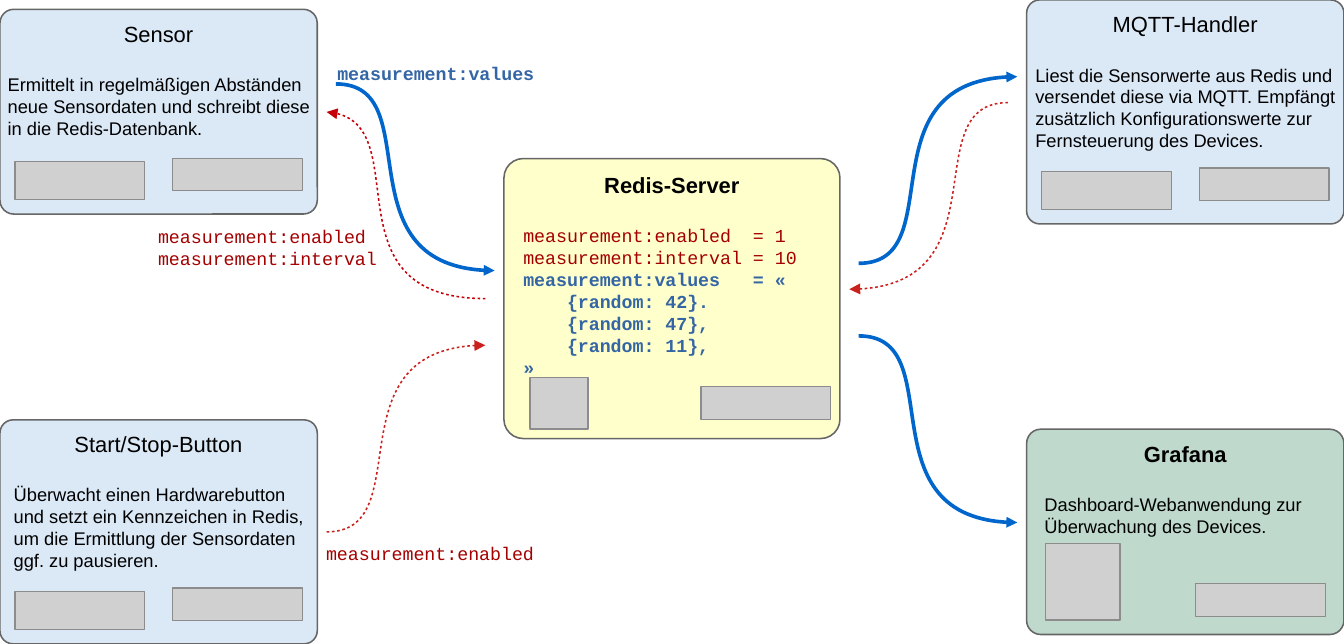
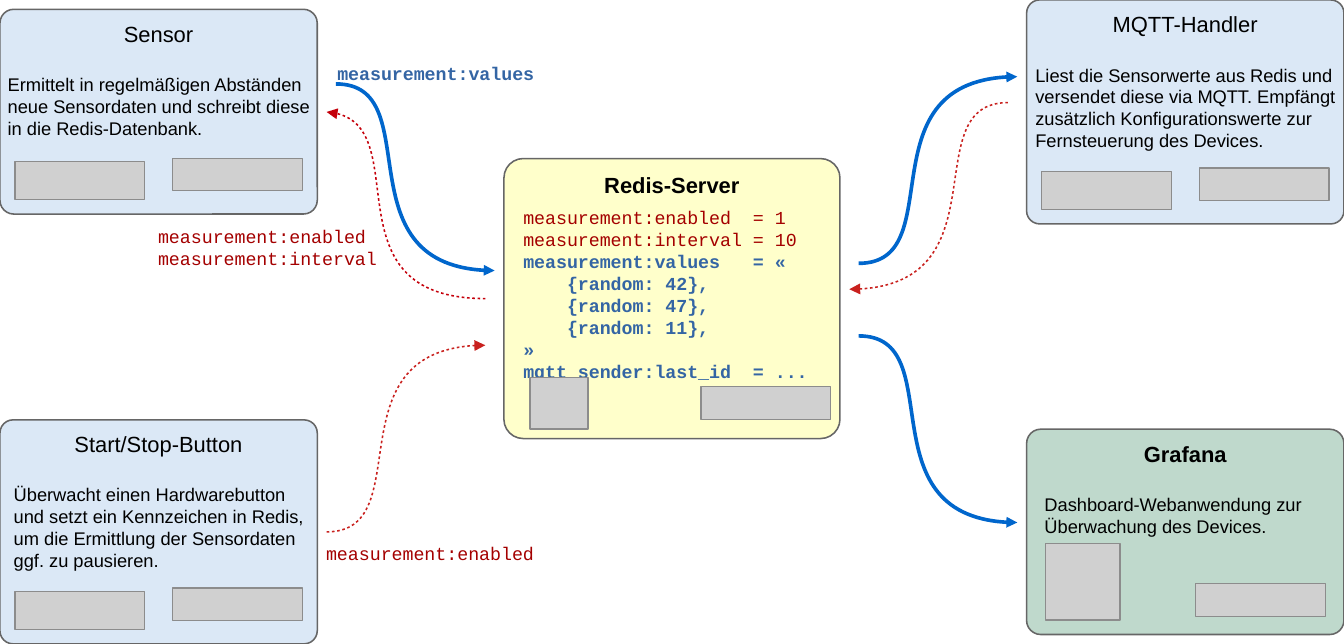
Before and after one commit to DennisSchulmeister/dhbwka-wwi-iottech-folien, a slide deck: slide 1 of 06-architektur/img/redis3.odp. Drawn at 1344x644 pixels with LibreOffice and Linux fonts; fonts in the diff are those of the drawing; grey boxes stand for pictures. Boxes give left, top, right and bottom in pixels: in the first picture for what was removed or moved away, otherwise in the second. Text is boxed around its words. In the diff, an @@ line names an element or a change of style, - is before the commit and + after.

```diff
--- a/06-architektur/img/redis3.odp
+++ b/06-architektur/img/redis3.odp
@@ text in rounded rectangle at [567, 278, 709, 294]: text changed @@
-{random: 42}.
+{random: 42},
@@ text in rounded rectangle at [523, 365, 731, 384]: paragraph added @@
+mqtt_sender:last_id = ...
```
Also in this commit, not shown: 2 other files.
